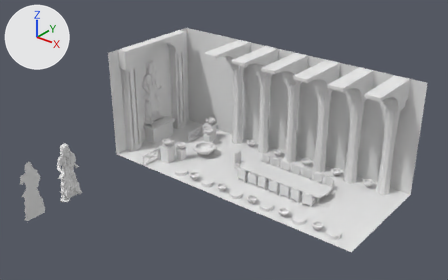
The OBJ model Assets/Art/Models/Inside temple.obj, before and after one commit.
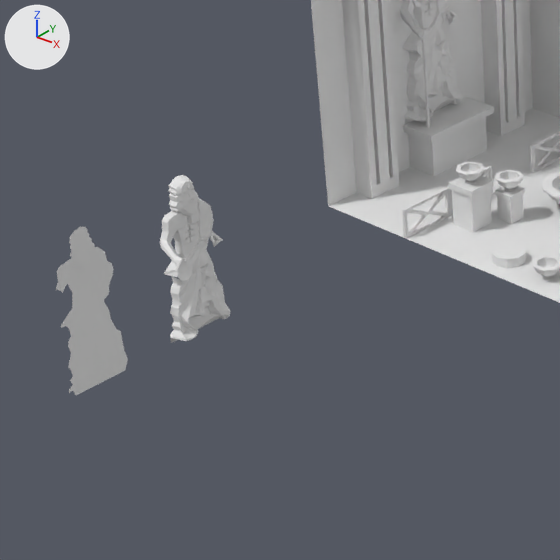
Old and new are each drawn whole from a 50 mm lens placed at (27.4, -38.4, 26.1), pointed at (0.9, -5.4, 5.6) and again close up on the part from 0% to 44% of the width and 29% to 100% of the height. The lights are fixed; the arrows at upper left show +X, +Y and +Z. Where no turn or scale is listed for an object, it has been applied to the vertices. Vertices at the same position are counted once.

Objects in the first close-up: 'Inside temple'.
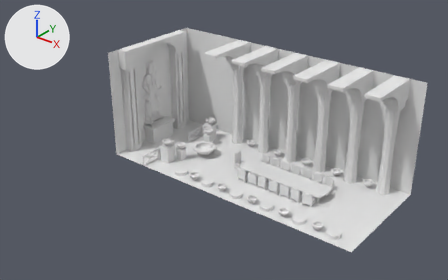
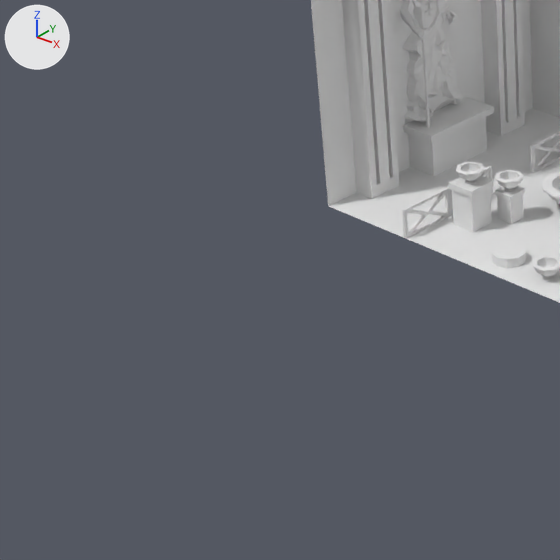
What differs and where, as boxes (x1, y1, x2, y2) in the close-ups (560 x 560 px):
'Inside temple', reshaped: before (56, 0, 560, 395); after (311, 0, 560, 303)
part 1 of me_inside_temple, deleted: before (160, 199, 231, 343)
part 2 of me_inside_temple, deleted: before (56, 247, 128, 395)
part 3 of me_inside_temple, deleted: before (168, 175, 199, 216)
part 4 of me_inside_temple, deleted: before (209, 232, 223, 247)
part 5 of me_inside_temple, deleted: before (69, 227, 95, 267)

Diff of the bpy script that builds the scene:
```diff
--- a/Assets/Art/Models/Inside temple.obj.py
+++ b/Assets/Art/Models/Inside temple.obj.py
@@ me_inside_temple @@
 me_inside_temple.from_pydata(...)  # 7688 vertices, 6851 faces, 6 loose edges; spans x -12.0..12.0, y -18.0..5.0, z 0.1..9.8
 # used by ob_inside_temple; location = (0.0, 0.0, 0.0)
+# me_inside_temple part 1: the loose piece of 627 vertices spanning x -7.4..-6.3, y -14.9..-12.9, z 1.3..5.2 is deleted
+# me_inside_temple part 2: the loose piece of 401 vertices spanning x -7.2, y -18.0..-16.2, z 1.3..5.2 is deleted
+# me_inside_temple part 3: the loose piece of 240 vertices spanning x -7.4..-7.0, y -14.3..-13.5, z 4.9..6.0 is deleted
+# me_inside_temple part 4: the loose piece of 66 vertices spanning x -7.6..-7.1, y -13.5..-12.9, z 3.7..4.7 is deleted
+# me_inside_temple part 5: the loose piece of 27 vertices spanning x -7.1, y -17.5..-16.8, z 4.9..6.0 is deleted
 me_inside_temple.materials.append(mat_material)
@@ me_inside_temple @@
 me_inside_temple.materials.append(mat_material_006)
-me_inside_temple.materials.append(mat_none)  # white #e7e7e7
 me_inside_temple.materials.append(mat_material_001)
```
